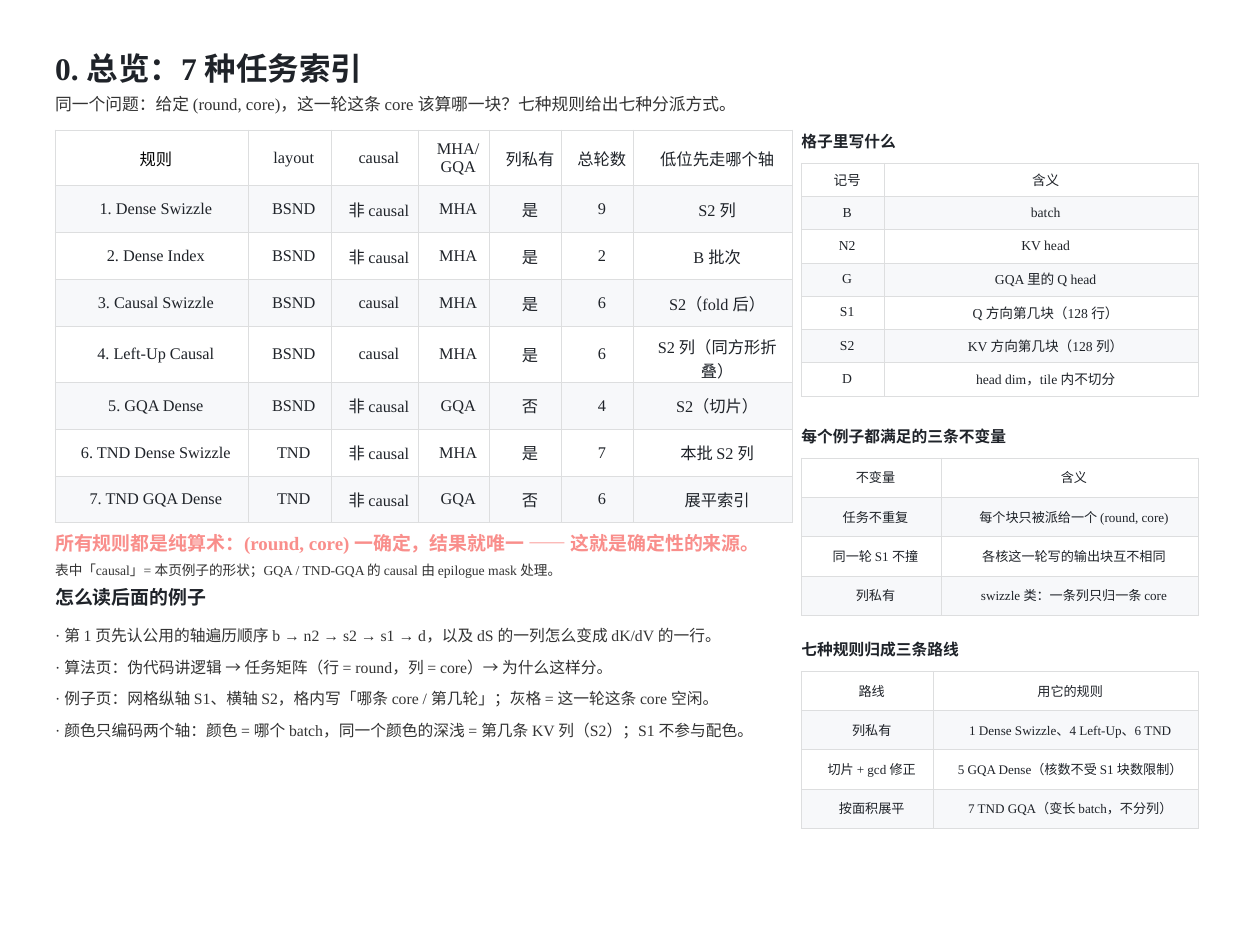
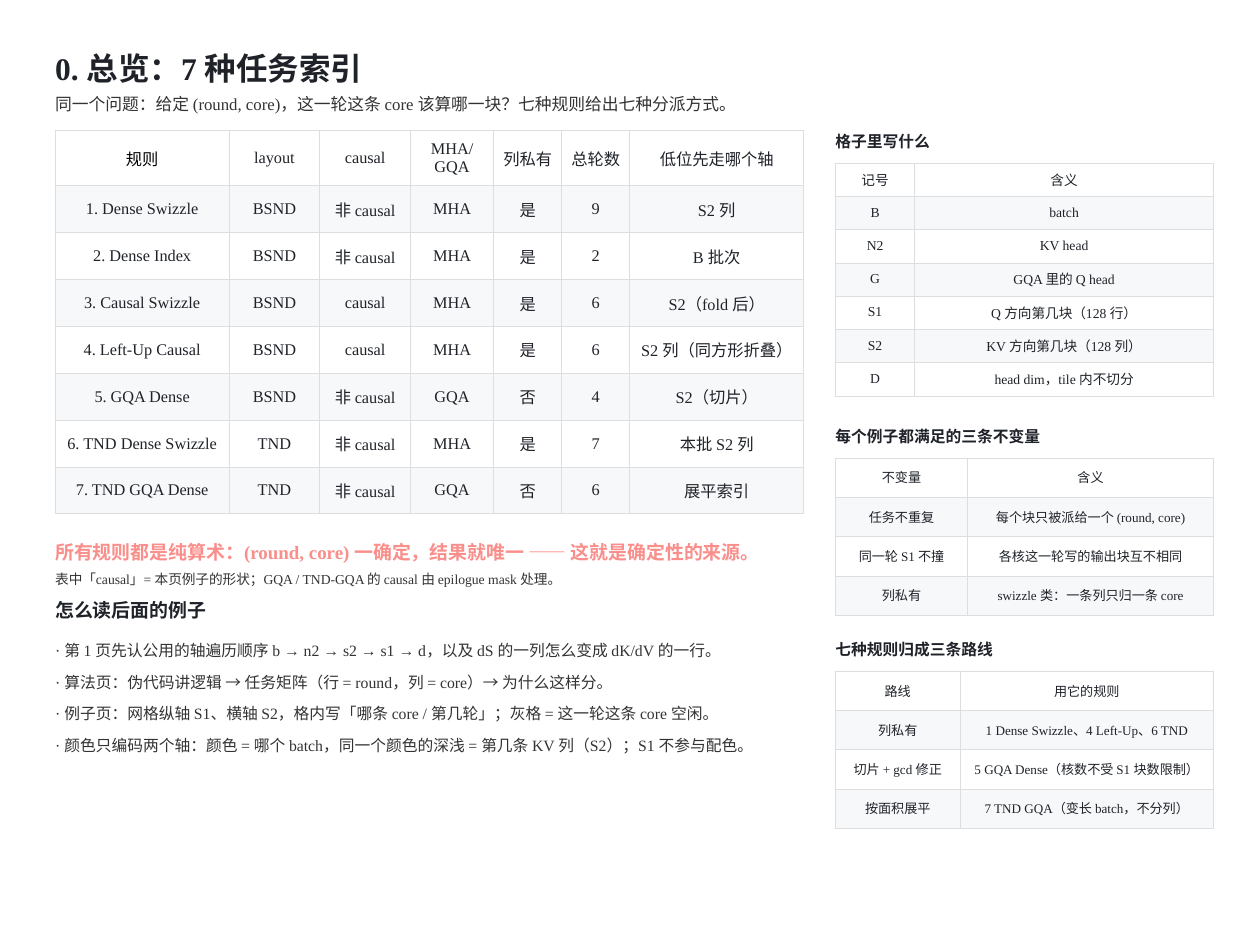
Before and after one commit to guomc9/SeeTen, a slide deck: slide 1 of cases/flash-attention-det-accum/out/v4-index-schedules.pptx. Drawn at 1260x945 pixels with LibreOffice and Linux fonts; fonts in the diff are those of the drawing. Boxes give left, top, right and bottom in pixels: in the first picture for what was removed or moved away, otherwise in the second. Text is boxed around its words. In the diff, an @@ line names an element or a change of style, - is before the commit and + after.

```diff
--- a/cases/flash-attention-det-accum/out/v4-index-schedules.pptx
+++ b/cases/flash-attention-det-accum/out/v4-index-schedules.pptx
@@ table: place and size @@
-table at [55,130,792,512]
+table at [55,130,803,503]
@@ text "格子里写什么": place and size @@
-text "格子里写什么" at [801,133,895,149]
+text "格子里写什么" at [835,133,929,149]
@@ table: place and size @@
-table at [801,163,1198,396]
+table at [835,163,1213,396]
@@ text "每个例子都满足的三条不变量": place and size @@
-text "每个例子都满足的三条不变量" at [801,428,1006,444]
+text "每个例子都满足的三条不变量" at [835,428,1040,444]
@@ table: place and size @@
-table at [801,458,1198,615]
+table at [835,458,1213,615]
@@ text "所有规则都是纯算术：(round, core) 一确定，结果就唯一 —— 这就是确定性的来源。": place and size @@
-text "所有规则都是纯算术：(round, core) 一确定，结果就唯一 —— 这就是确定性的来源。" at [55,534,760,554]
+text "所有规则都是纯算术：(round, core) 一确定，结果就唯一 —— 这就是确定性的来源。" at [55,543,760,563]
@@ text "表中「causal」= 本页例子的形状；GQA / TND-GQA 的 ...": place and size @@
-text "表中「causal」= 本页例子的形状；GQA / TND-GQA 的 ..." at [55,563,561,578]
+text "表中「causal」= 本页例子的形状；GQA / TND-GQA 的 ..." at [55,572,561,587]
@@ text "七种规则归成三条路线": place and size @@
-text "七种规则归成三条路线" at [801,641,958,657]
+text "七种规则归成三条路线" at [835,641,992,657]
@@ table: place and size @@
-table at [801,671,1198,828]
+table at [835,671,1213,828]
@@ 5 texts: place and size @@
-5 texts at [55,588,753,739]
+5 texts at [55,601,753,754]
```
Also in this commit, not shown: 17 other slides changed, 5 other files.
